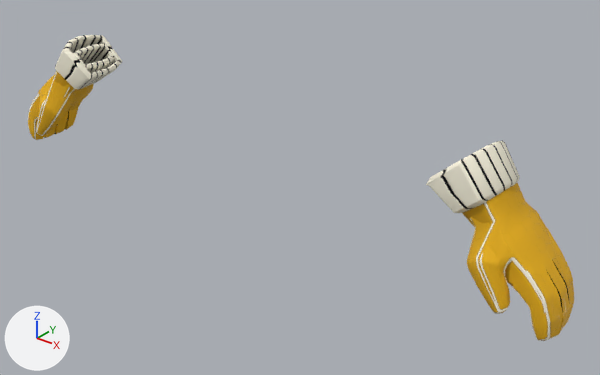
Two versions of the Blender file Items/Wrist/Beekeeper Gloves/Beekeeper Gloves (Gold)/Beekeeper Gloves (Gold).blend, one commit apart.
Rendered twice from a camera (50 mm lens) standing at (0.942, -1.034, 1.507) and looking at (0.096, 0.024, 0.85). The axes (+X, +Y, +Z) are drawn at lower left. The lights are the same throughout. The first picture is the older version.

The first picture shows 'FB_Wrist_Beekeeper_LOD0.L', 'FB_Wrist_Beekeeper_LOD0.R', 'MB_Beekeeper_Wrist_LOD0.L', 'MB_Beekeeper_Wrist_LOD0.R'.
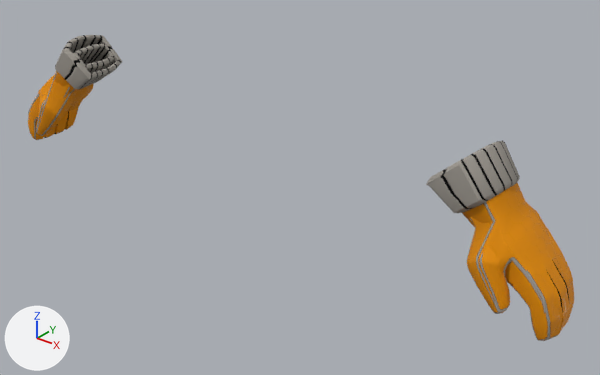
Edits to the bpy script that builds the scene:
```text
Change mat_beeglove:
    where n1 = _N.new('ShaderNodeGroup'); n1.name = '[RR] Rec Room Avatar Item Shader'
    n1.inputs[4].default_value: (0.991, 0.947, 0.776, 1.0) -> (0.356, 0.332, 0.296, 1.0)  # 'Green', pale yellow #fef9e4 -> 'Green', grey #a19c94
    n1.inputs[5].default_value: (0.854, 0.467, 0.0188, 1.0) -> (0.807, 0.283, 0.00478, 1.0)  # 'Red', yellow #eeb625 -> 'Red', orange #e8910f
```

Location of each change, [x1, y1, x2, y2] in pixels of the pictures (600 x 375 px):
'FB_Wrist_Beekeeper_LOD0.L', surface changed (darker)
    both: [426, 140, 570, 341]
'FB_Wrist_Beekeeper_LOD0.R', surface changed (darker)
    both: [28, 35, 122, 140]
'MB_Beekeeper_Wrist_LOD0.L', surface changed
    both: [469, 214, 574, 338]
'MB_Beekeeper_Wrist_LOD0.R', surface changed (darker)
    both: [28, 44, 114, 137]
